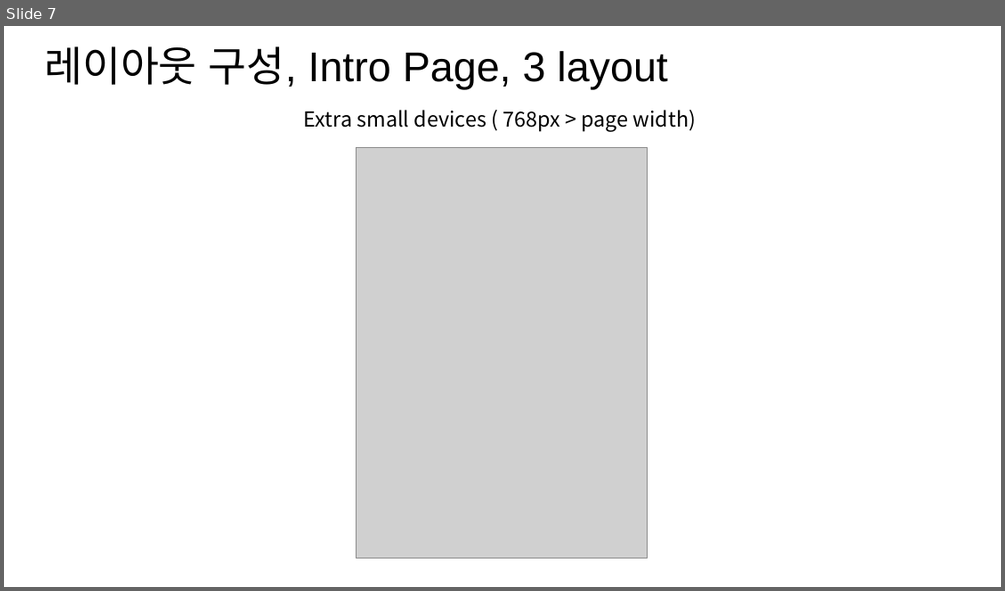
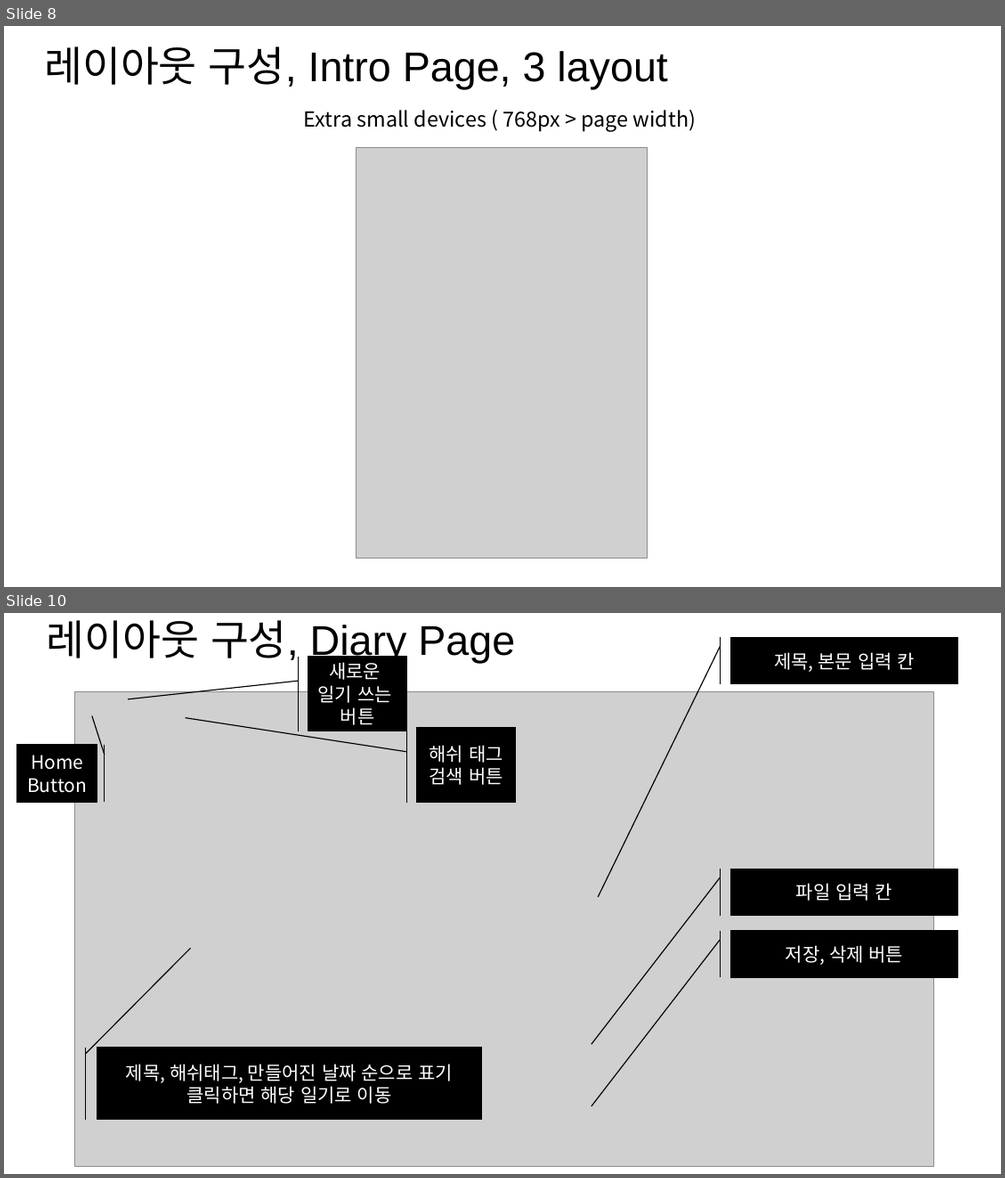
Before and after one commit to naem1023/PROJECT_webProgramming, a slide deck: project_doc_201611263_박성호.pptx. Shown one above the other, each under a label of ours: slide 7 before the commit, slides 8 and 10 after it; the slides between them are not shown. The pictures are 1005x591 and 1005x1178 pixels, drawn with LibreOffice and Linux fonts; fonts in the diff are those of the drawing; grey boxes stand for pictures. Boxes give left, top, right and bottom in pixels: in the first picture for what was removed or moved away, otherwise in the second. Text is boxed around its words. In the diff, an @@ line names an element or a change of style, - is before the commit and + after.

```diff
--- a/project_doc_201611263_박성호.pptx
+++ b/project_doc_201611263_박성호.pptx
@@ slide 10 added at <box>4,613,1001,1174</box>, background #FFFFFF @@
@@ text added at <box>46,620,515,666</box>, 40 pt, text #000000 @@
+레이아웃 구성, Diary Page
@@ accent border callout added at <box>731,638,958,684</box>, fill #000000, outline #000000 1 pt, 18 pt, text #FFFFFF @@
+제목, 본문 입력 칸
@@ accent border callout added at <box>308,657,407,731</box>, fill #000000, outline #000000 1 pt, 18 pt, text #FFFFFF @@
+새로운
+일기 쓰는
+버튼
@@ picture added at <box>75,691,934,1167</box> @@
@@ accent border callout added at <box>17,745,97,803</box>, fill #000000, outline #000000 1 pt, 18 pt, text #FFFFFF @@
+Home Button
@@ accent border callout added at <box>417,728,516,803</box>, fill #000000, outline #000000 1 pt, 18 pt, text #FFFFFF @@
+해쉬 태그
+검색 버튼
@@ accent border callout added at <box>731,868,958,915</box>, fill #000000, outline #000000 1 pt, 18 pt, text #FFFFFF @@
+파일 입력 칸
@@ accent border callout added at <box>731,931,958,977</box>, fill #000000, outline #000000 1 pt, 18 pt, text #FFFFFF @@
+저장, 삭제 버튼
@@ accent border callout added at <box>97,1046,482,1119</box>, fill #000000, outline #000000 1 pt, 18 pt, text #FFFFFF @@
+제목, 해쉬태그, 만들어진 날짜 순으로 표기
+클릭하면 해당 일기로 이동
@@ what was slide 7 is now slide 8 @@
```
Also in this commit, not shown: 1 slide changed, 14 other slides added, 1 slide removed, 7 other files.
